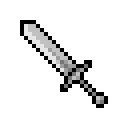
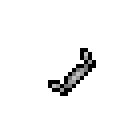
Layered file, before and after one edit (128 × 128). Changes by layer:
hid "Blade" (2nd of 2) over [20, 20, 76, 76]
hid "Grip" over [80, 80, 100, 100]
hid "Pummel" (2nd of 2) over [92, 92, 108, 108]
added layer "Crossguard" (1st of 2) above "Hue/Saturation 1" over [48, 48, 96, 96]
hid "Crossguard" (2nd of 2) over [60, 60, 92, 92]
